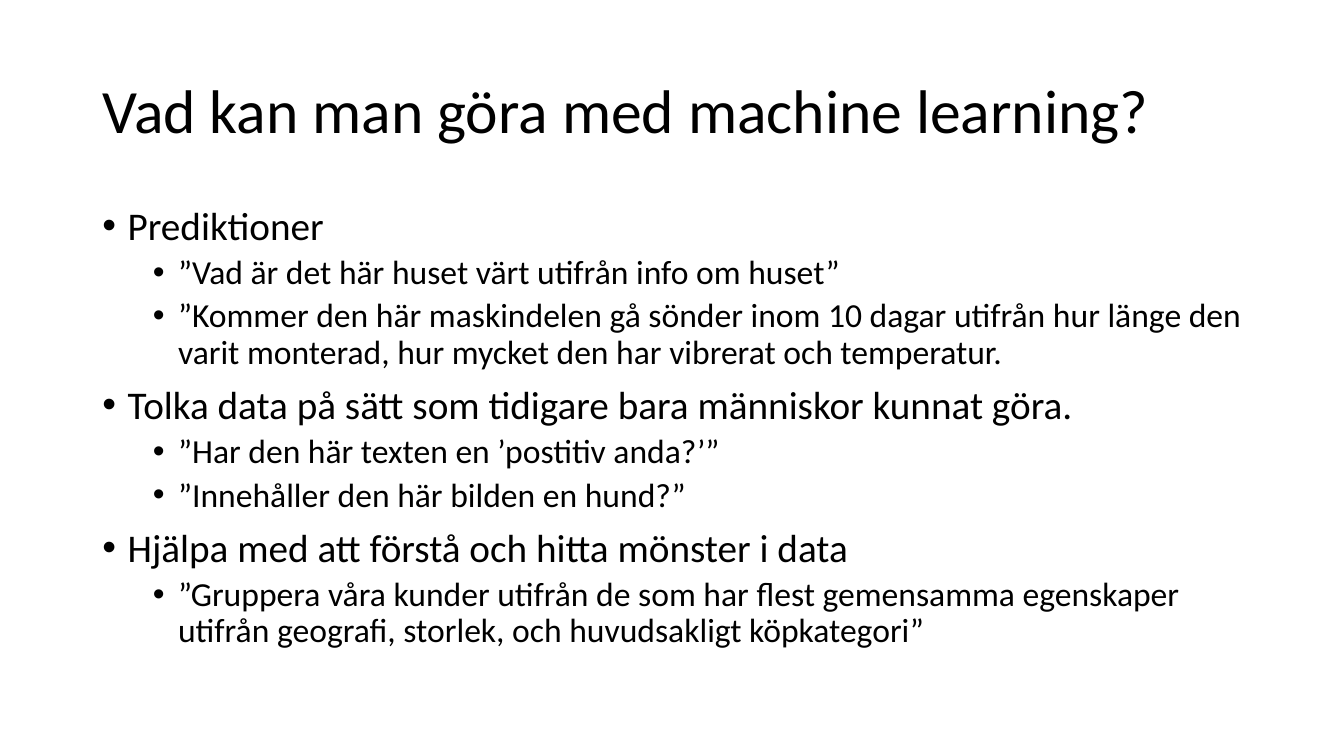
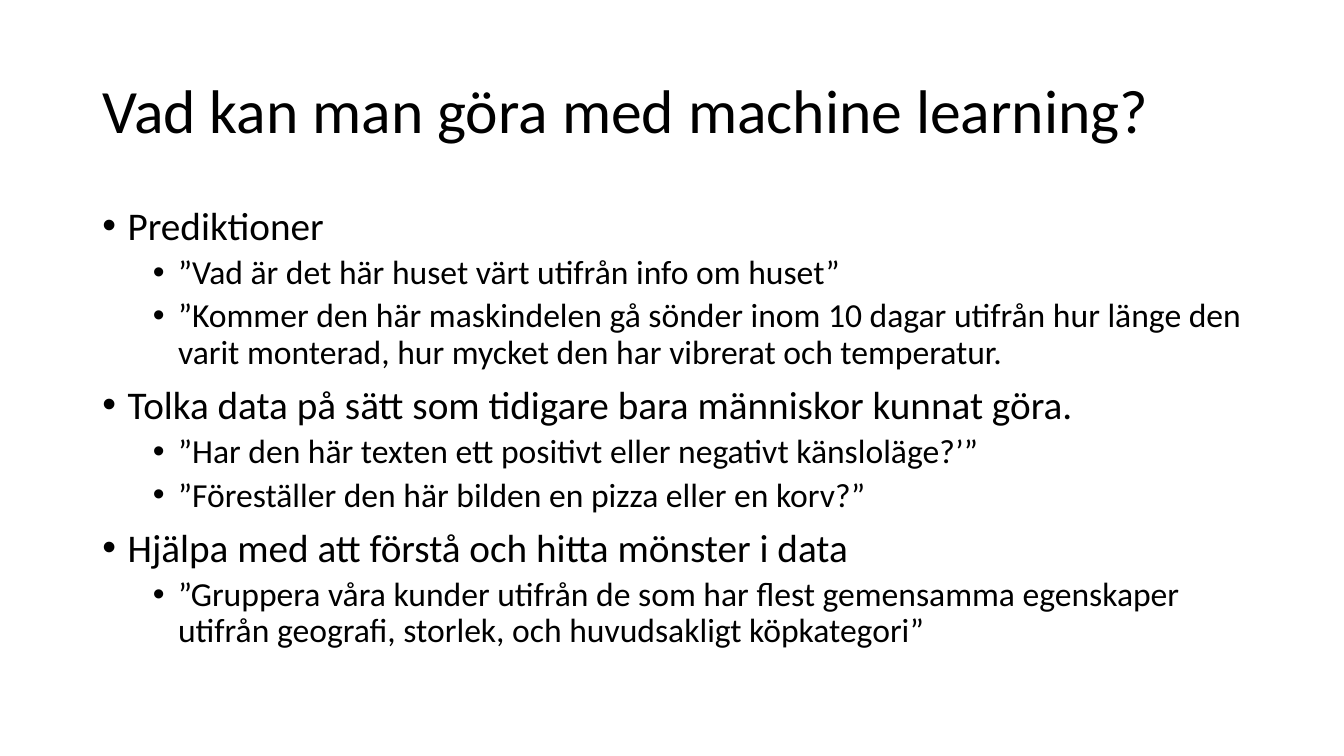
Before and after one commit to niklas3000/DataScience, a slide deck: slide 3 of Machine learning for dummies/Presentation/Machine learning AI och Data Science.pptx. Drawn at 1344x756 pixels with LibreOffice and Linux fonts; fonts in the diff are those of the drawing. Boxes give left, top, right and bottom in pixels: in the first picture for what was removed or moved away, otherwise in the second. Text is boxed around its words. In the diff, an @@ line names an element or a change of style, - is before the commit and + after.

```diff
--- a/Machine learning for dummies/Presentation/Machine learning AI och Data Science.pptx
+++ b/Machine learning for dummies/Presentation/Machine learning AI och Data Science.pptx
@@ text at [178,439,978,513]: text changed @@
-  • ”Har den här texten en ’postitiv anda?’”
-  • ”Innehåller den här bilden en hund?”
+  • ”Har den här texten ett positivt eller negativt känsloläge?’”
+  • ”Föreställer den här bilden en pizza eller en korv?”
```
Also in this commit, not shown: 2 other slides changed, 1 slide added, 2 other files.
